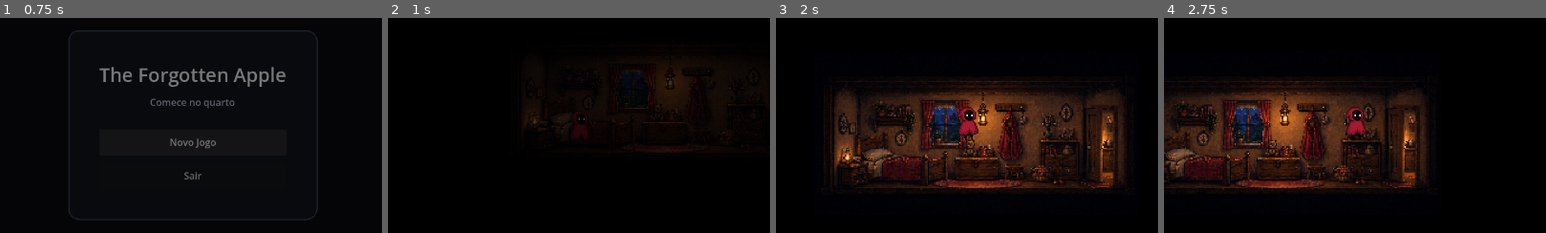
Above: before the commit, frames 1-4 (left to right).
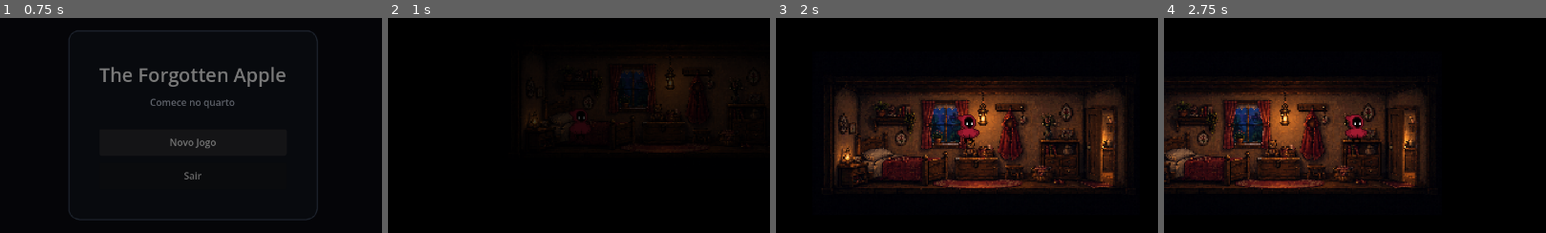
Above: after the commit, the same moments.

Repository: RCECAD/the-forgotten-apple
Game: Godot game, scene res://scenes/ui/main_menu.tscn
Two runs of this game, one before a commit and one after it. Both use one fixed random seed, a clock stepped at 60 frames per second and the inputs below.
Inputs:
- Up to frame 1 (0.75 s): click "Novo Jogo" at 0.5 s
- Up to frame 2 (1 s): no input
- Up to frame 3 (2 s): hold D (move_right) from 1.28 s (still down); hold E (interact) from 1.28 s (still down); tap Up (jump) at 1.52 s
- Up to frame 4 (2.75 s): keep holding D (move_right); release E (interact) at 2.03 s; tap Shift at 2.1 s; tap Up (jump) at 2.27 s
The pictures show only the part of the screen within x 25-75%, y 25-75%; the shares and areas given below are measured in that part.

Frame 1 is identical in both runs. In frame 2, less than 0.1% of the frame differs, in the area x 48-52%, y 43-57%; in frame 3, 0.6%, in the area x 47-54%, y 41-59%; in frame 4, 0.5%.

Commit message:
feat: added falling state and animation

Diff:
--- a/scenes/player/player.gd
+++ b/scenes/player/player.gd
@@ -11,7 +11,7 @@
 const HURT_KNOCKBACK_X := 180.0
 const HURT_KNOCKBACK_Y := -180.0
 
-enum State {Idle, Walk, Run, Jump, Get_Down, Stay_Down, Get_Up}
+enum State {Idle, Walk, Run, Jump, Fall, Get_Down, Stay_Down, Get_Up}
 
 var current_state
 var is_player_down
@@ -108,7 +108,7 @@
 		if velocity.y < 0:
 			current_state = State.Jump
 		else:
-			current_state = State.Jump
+			current_state = State.Fall
 	elif velocity.x != 0:
 		current_state = State.Run if Input.is_key_pressed(KEY_SHIFT) else State.Walk
 	else:
@@ -123,6 +123,8 @@
 		animated_sprite_2d.play("run")
 	elif current_state == State.Jump:
 		animated_sprite_2d.play("jump")
+	elif current_state == State.Fall:
+		animated_sprite_2d.play("fall")
 	elif current_state == State.Get_Down:
 		animated_sprite_2d.play("get_down")
 	elif current_state == State.Stay_Down:
--- a/scenes/player/player.tscn
+++ b/scenes/player/player.tscn
@@ -124,6 +124,23 @@
 }, {
 "frames": [{
 "duration": 1.0,
+"texture": SubResource("AtlasTexture_fcs02")
+}, {
+"duration": 1.0,
+"texture": SubResource("AtlasTexture_myrg7")
+}, {
+"duration": 1.0,
+"texture": SubResource("AtlasTexture_kvlxm")
+}, {
+"duration": 1.0,
+"texture": SubResource("AtlasTexture_uf5tr")
+}],
+"loop": true,
+"name": &"fall",
+"speed": 7.0
+}, {
+"frames": [{
+"duration": 1.0,
 "texture": SubResource("AtlasTexture_lgqa7")
 }, {
 "duration": 1.0,
@@ -170,18 +187,6 @@
 }, {
 "duration": 1.0,
 "texture": SubResource("AtlasTexture_ugbui")
-}, {
-"duration": 1.0,
-"texture": SubResource("AtlasTexture_fcs02")
-}, {
-"duration": 1.0,
-"texture": SubResource("AtlasTexture_myrg7")
-}, {
-"duration": 1.0,
-"texture": SubResource("AtlasTexture_kvlxm")
-}, {
-"duration": 1.0,
-"texture": SubResource("AtlasTexture_uf5tr")
 }],
 "loop": true,
 "name": &"jump",
